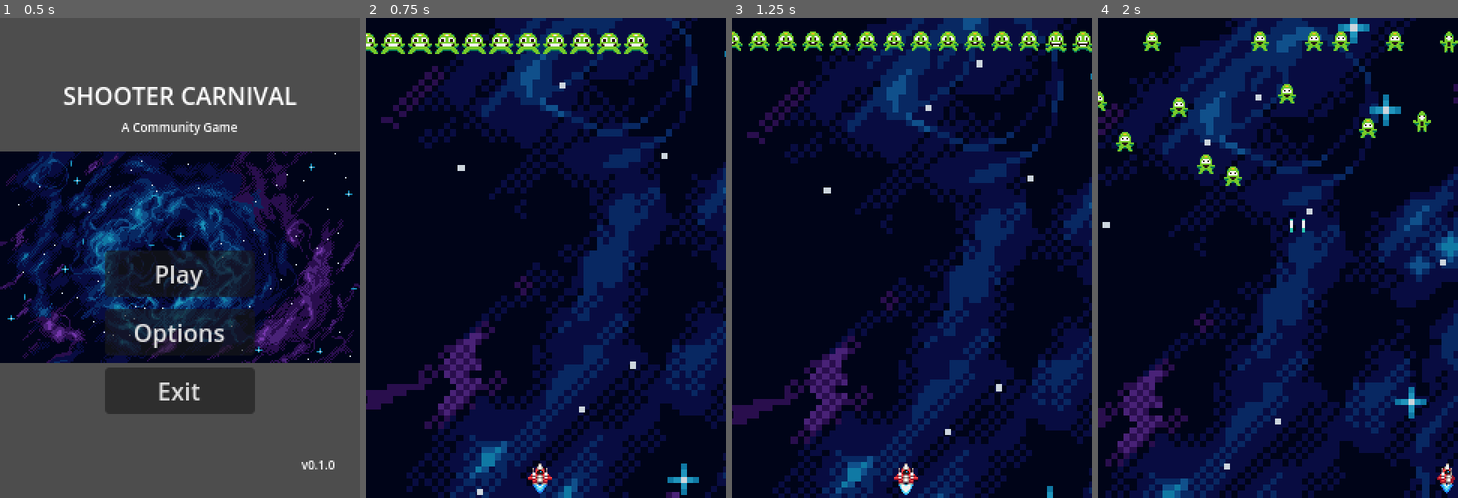
Above: before the commit, frames 1-4 (left to right).
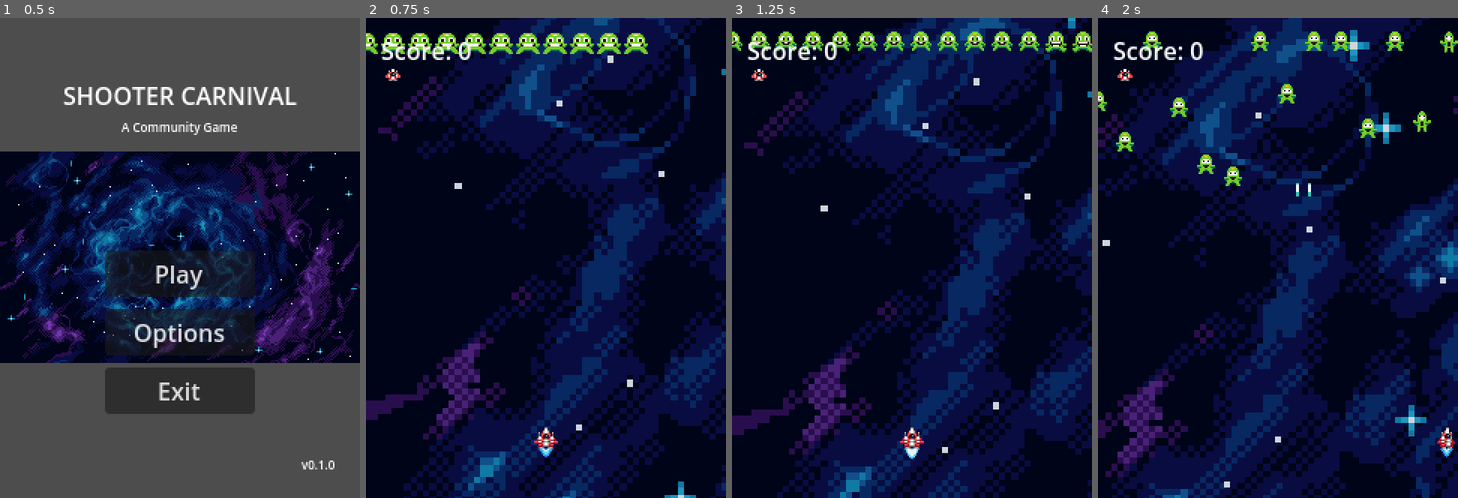
Above: after the commit, the same moments.

Repository: HouZenKai/ShooterCarnival
Game: Godot game, scene res://scenes/ui/main_menu.tscn
Same seed, same stepped clock (60 frames per second), same inputs: the game is played once before the commit and once after it.
Inputs:
- Up to frame 1 (0.5 s): no input
- Up to frame 2 (0.75 s): click "Play" at 0.5 s
- Up to frame 3 (1.25 s): no input
- Up to frame 4 (2 s): hold D (move_right) from 1.28 s (still down); tap Space (shoot) at 1.35 s

Frame 1 is identical in both runs. In frame 2, 28% of the frame differs, in the area x 0-100%, y 0-100%; in frame 3, 28%; in frame 4, 32%.

Commit message:
feat: Implement Issue #68 - Create Stage 01 scene with player, spawners, and UI
- Created stage_01.gd script to manage stage-specific logic
- Moved enemy spawning logic from main.gd to stage_01.gd
- Attached stage_01.gd script to Stage01 scene node
- Refactored main.gd to properly reference /Player for parallax tracking
- Created EnemySpawner scene and script with timer-based spawning
- Added HUD scene with score display and lives icon
- Separated concerns: main.gd handles parallax/pause, stage_01.gd handles gameplay

This restructuring preserves the original gameplay feel while properly organizing
the scene hierarchy for easier maintenance and future stage additions.

Diff:
--- /dev/null
+++ b/src/entities/spawners/enemy_spawner.gd
@@ -0,0 +1,28 @@
+extends Node2D
+
+@export var enemy_scene: PackedScene = preload("res://entities/enemies/jumping_enemy/enemy.tscn")
+@export var spawn_interval: float = 2.0
+
+var timer: Timer
+
+func _ready() -> void:
+	timer = Timer.new()
+	timer.wait_time = spawn_interval
+	timer.autostart = true
+	timer.timeout.connect(_on_timer_timeout)
+	add_child(timer)
+
+func _on_timer_timeout() -> void:
+	spawn_enemy()
+
+func spawn_enemy() -> void:
+	if enemy_scene:
+		var enemy = enemy_scene.instantiate()
+		var screen_size = get_viewport_rect().size
+		# Random position at top of screen
+		enemy.position = Vector2(randf_range(20, screen_size.x - 20), -20)
+
+		# Add to main scene instead of spawner strictly, to avoid transform inheritance issues if spawner moves
+		# but for now child is fine as spawner is likely static.
+		# Actually, issue #68 says "instances the player, spawners, and UI".
+		add_child(enemy)
--- /dev/null
+++ b/src/entities/spawners/enemy_spawner.tscn
@@ -0,0 +1,6 @@
+[gd_scene load_steps=2 format=3 uid="uid://c7wvb7hflkq4l"]
+
+[ext_resource type="Script" uid="uid://be7nmyhmtu1ea" path="res://entities/spawners/enemy_spawner.gd" id="1_8x1j0"]
+
+[node name="EnemySpawner" type="Node2D"]
+script = ExtResource("1_8x1j0")
--- a/src/scenes/main.gd
+++ b/src/scenes/main.gd
@@ -1,7 +1,7 @@
 extends Node2D
-
-@export var max_enemies: int = 30
-var enemy: PackedScene = preload("res://entities/enemies/jumping_enemy/enemy.tscn")
+## Main scene: The primary game scene that manages parallax backgrounds,
+## pause functionality, and hosts stage scenes.
+## Stage-specific logic (player, enemies, UI) is handled by the active stage scene.
 
 ## Pause menu scene - instanced when game loads
 var pause_menu_scene: PackedScene = preload("res://scenes/ui/pause_menu.tscn")
@@ -14,26 +14,27 @@
 # Viewport dimensions (Godot default: 1152x648)
 # Background sprite dimensions: 272x160 (blue-back.png, blue-stars.png)
 # Scaled by 4.235294 to cover viewport: 272 * 4.235294 ≈ 1152, 160 * 4.235294 ≈ 678
-const PARALLAX_REPEAT_WIDTH := 1152  # Matches viewport width for seamless tiling
-const PARALLAX_REPEAT_HEIGHT := 676  # Slightly less than 678 to create overlap and prevent seams
+const PARALLAX_REPEAT_WIDTH := 1152 # Matches viewport width for seamless tiling
+const PARALLAX_REPEAT_HEIGHT := 676 # Slightly less than 678 to create overlap and prevent seams
 
 # Scroll scale determines how fast layers move relative to player movement
 # Lower values = slower movement = appears further away
-const BACKGROUND_SCROLL_SCALE := 0.3  # Far background moves slowest
-const STARS_SCROLL_SCALE := 0.5       # Stars layer moves at medium speed
+const BACKGROUND_SCROLL_SCALE := 0.3 # Far background moves slowest
+const STARS_SCROLL_SCALE := 0.5 # Stars layer moves at medium speed
 
 # Autoscroll speed in pixels per second (vertical scrolling)
 # Creates continuous downward movement for classic arcade shooter feel
-const BACKGROUND_AUTOSCROLL_SPEED := 20.0  # Slow downward drift for far background
-const STARS_AUTOSCROLL_SPEED := 30.0       # Faster downward drift for mid-ground stars
+const BACKGROUND_AUTOSCROLL_SPEED := 20.0 # Slow downward drift for far background
+const STARS_AUTOSCROLL_SPEED := 30.0 # Faster downward drift for mid-ground stars
 
 @onready var background_layer := $BackgroundLayer as Parallax2D
 @onready var stars_layer := $StarsLayer as Parallax2D
-@onready var player := $RedShip
+@onready var stage_01 := $Stage01 as Node2D
 
 # Track the base vertical offset for additive parallax
 var background_base_y_offset: float = 0.0
 var stars_base_y_offset: float = 0.0
+
 
 func _ready() -> void:
 	# Instance and add the pause menu
@@ -49,9 +50,12 @@
 	stars_layer.scroll_scale = Vector2(STARS_SCROLL_SCALE, STARS_SCROLL_SCALE)
 	stars_layer.repeat_size = Vector2(PARALLAX_REPEAT_WIDTH, PARALLAX_REPEAT_HEIGHT)
 	stars_layer.ignore_camera_scroll = true
-	game_start_async()
+
 
 func _process(delta: float) -> void:
+	# Get the player from the active stage for parallax tracking
+	var player: Area2D = stage_01.get_player() if stage_01 else null
+
 	# Update parallax layers to respond to player movement
 	# This creates depth while maintaining auto-scroll
 	if player:
@@ -68,22 +72,11 @@
 
 		# Apply combined offset: autoscroll base + player-relative parallax
 		# This makes both effects work additively
-		background_layer.scroll_offset.x = -player_offset_x * BACKGROUND_SCROLL_SCALE
+		background_layer.scroll_offset.x = - player_offset_x * BACKGROUND_SCROLL_SCALE
 		background_layer.scroll_offset.y = background_base_y_offset - (player_offset_y * BACKGROUND_SCROLL_SCALE)
 
-		stars_layer.scroll_offset.x = -player_offset_x * STARS_SCROLL_SCALE
+		stars_layer.scroll_offset.x = - player_offset_x * STARS_SCROLL_SCALE
 		stars_layer.scroll_offset.y = stars_base_y_offset - (player_offset_y * STARS_SCROLL_SCALE)
-
-
-func game_start_async() -> void:
-	# Spawn initial enemies over multiple frames to avoid frame drops
-	var x = 0
-	for _i in max_enemies:
-		var enemy_instance = enemy.instantiate()
-		enemy_instance.setup(Vector2(x, 16))
-		x += 18
-		add_child(enemy_instance)
-		await get_tree().process_frame
 
 
 func _input(event: InputEvent) -> void:
--- a/src/scenes/main.tscn
+++ b/src/scenes/main.tscn
@@ -1,9 +1,9 @@
 [gd_scene load_steps=5 format=3 uid="uid://cf660fy7wec2q"]
 
 [ext_resource type="Script" uid="uid://b1kk8584lytee" path="res://scenes/main.gd" id="1_jyhfs"]
-[ext_resource type="PackedScene" uid="uid://cgctke5uvl4rq" path="res://entities/ships/red_ship/red_ship.tscn" id="1_o5qli"]
 [ext_resource type="Texture2D" uid="uid://c5mrbgu5glgur" path="res://assets/backgrounds/blue-back.png" id="2_0wfyh"]
 [ext_resource type="Texture2D" uid="uid://bkoj36xx0yct4" path="res://assets/backgrounds/blue-stars.png" id="3_sugp2"]
+[ext_resource type="PackedScene" uid="uid://gdcx3lukj4ai" path="res://scenes/stages/stage_01.tscn" id="4_jyhfs"]
 
 [node name="Main" type="Node2D"]
 script = ExtResource("1_jyhfs")
@@ -29,5 +29,4 @@
 centered = false
 region_rect = Rect2(0, 0, 4608, 2592)
 
-[node name="RedShip" parent="." instance=ExtResource("1_o5qli")]
-position = Vector2(116, 304)
+[node name="Stage01" type="Node2D" parent="." instance=ExtResource("4_jyhfs")]
--- /dev/null
+++ b/src/scenes/stages/stage_01.gd
@@ -0,0 +1,34 @@
+extends Node2D
+## Stage 01: The first gameplay stage.
+## This script manages stage-specific logic including initial enemy spawning.
+
+## Maximum number of enemies to spawn at game start
+@export var max_initial_enemies: int = 30
+
+## Enemy scene to spawn
+var enemy_scene: PackedScene = preload("res://entities/enemies/jumping_enemy/enemy.tscn")
+
+## Reference to the player (direct child of this stage)
+@onready var player: Area2D = $Player
+
+
+func _ready() -> void:
+	_spawn_initial_enemies_async()
+
+
+## Spawns initial enemies over multiple frames to avoid frame drops on game start.
+## This creates a wave of enemies spread across the top of the screen.
+func _spawn_initial_enemies_async() -> void:
+	var x_position: int = 0
+	for _i in max_initial_enemies:
+		var enemy_instance: Node2D = enemy_scene.instantiate()
+		enemy_instance.setup(Vector2(x_position, 16))
+		x_position += 18
+		add_child(enemy_instance)
+		# Spread spawning across multiple frames to prevent stuttering
+		await get_tree().process_frame
+
+
+## Returns the player node for external access (e.g., parallax tracking in main scene).
+func get_player() -> Area2D:
+	return player
--- /dev/null
+++ b/src/scenes/stages/stage_01.tscn
@@ -0,0 +1,21 @@
+[gd_scene load_steps=7 format=3 uid="uid://gdcx3lukj4ai"]
+
+[ext_resource type="PackedScene" uid="uid://cgctke5uvl4rq" path="res://entities/ships/red_ship/red_ship.tscn" id="1_4hkqi"]
+[ext_resource type="Script" uid="uid://6fa41g7ik48f" path="res://scenes/stages/stage_01.gd" id="1_w7grx"]
+[ext_resource type="Script" uid="uid://cxotxyca140sl" path="res://entities/ships/red_ship/red_ship.gd" id="2_0ytrv"]
+[ext_resource type="PackedScene" uid="uid://c7wvb7hflkq4l" path="res://entities/spawners/enemy_spawner.tscn" id="3_th1xh"]
+[ext_resource type="Script" uid="uid://be7nmyhmtu1ea" path="res://entities/spawners/enemy_spawner.gd" id="4_xu00x"]
+[ext_resource type="PackedScene" uid="uid://vbsta33oi1ql" path="res://scenes/ui/hud.tscn" id="5_xu00x"]
+
+[node name="Stage01" type="Node2D"]
+script = ExtResource("1_w7grx")
+
+[node name="Player" type="Area2D" parent="." node_paths=PackedStringArray("health") instance=ExtResource("1_4hkqi")]
+position = Vector2(120, 280)
+script = ExtResource("2_0ytrv")
+health = NodePath("HealthComponent")
+
+[node name="EnemySpawner" type="Node2D" parent="." instance=ExtResource("3_th1xh")]
+script = ExtResource("4_xu00x")
+
+[node name="HUD" type="CanvasLayer" parent="." instance=ExtResource("5_xu00x")]
--- /dev/null
+++ b/src/scenes/ui/hud.tscn
@@ -0,0 +1,27 @@
+[gd_scene load_steps=2 format=3 uid="uid://vbsta33oi1ql"]
+
+[ext_resource type="Texture2D" uid="uid://dxrfu07egq6vx" path="res://assets/Mini Pixel Pack 3/UI objects/Player_life_icon (16 x 16).png" id="1_0mwgc"]
+
+[node name="HUD" type="CanvasLayer"]
+
+[node name="Control" type="Control" parent="."]
+layout_mode = 3
+anchors_preset = 15
+anchor_right = 1.0
+anchor_bottom = 1.0
+
+[node name="ScoreLabel" type="Label" parent="Control"]
+layout_mode = 0
+offset_left = 10.0
+offset_top = 10.0
+offset_right = 71.0
+offset_bottom = 33.0
+text = "Score: 0"
+
+[node name="LivesIcon" type="TextureRect" parent="Control"]
+layout_mode = 0
+offset_left = 10.0
+offset_top = 30.0
+offset_right = 26.0
+offset_bottom = 46.0
+texture = ExtResource("1_0mwgc")
Not shown, added: src/entities/spawners/enemy_spawner.gd.uid
Not shown, added: src/scenes/stages/stage_01.gd.uid
